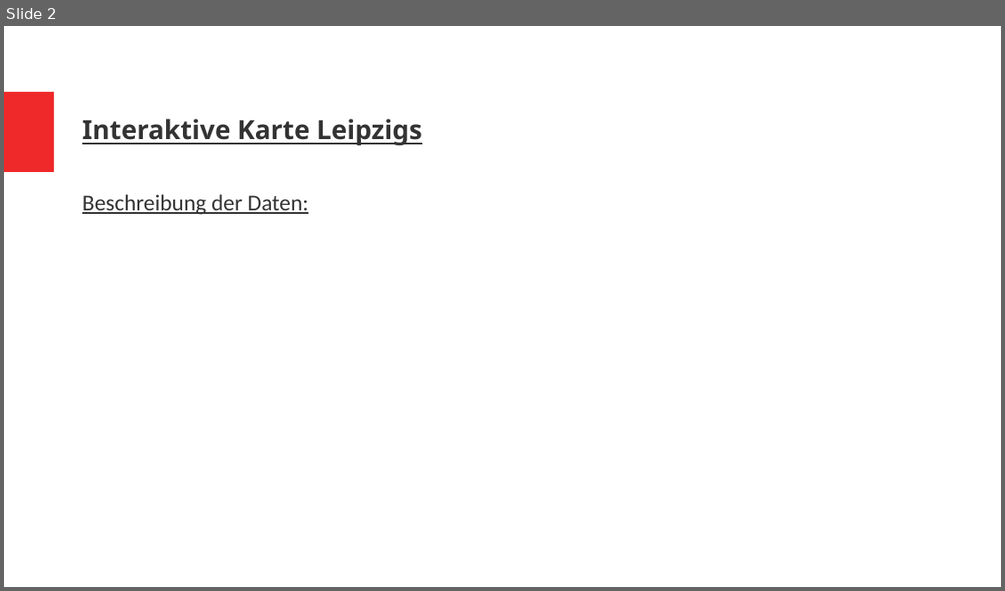
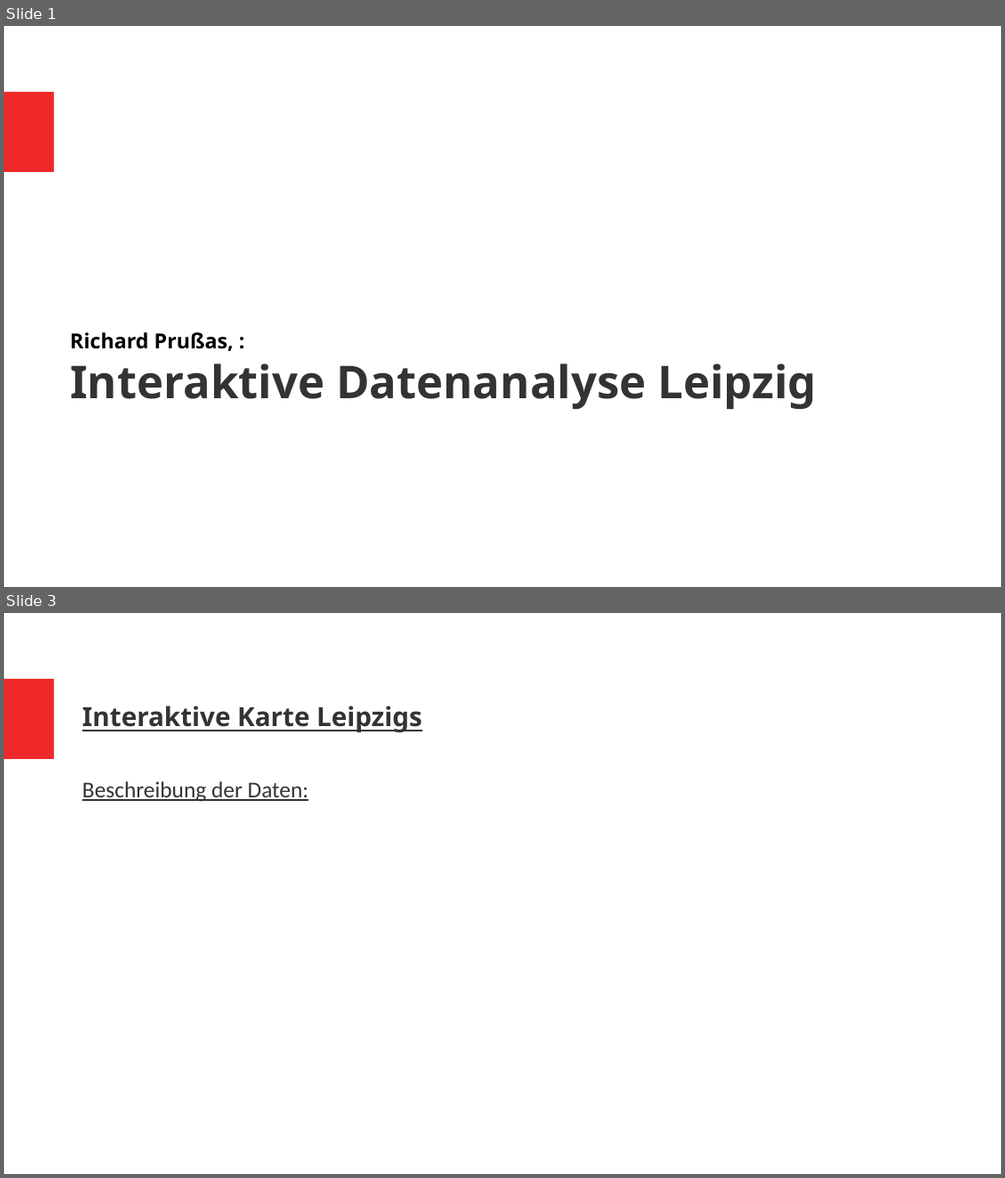
Before and after one commit to Apollon425/Visualisierung_DH_interactive_map, a slide deck: Präsentation/Präsentation Trio 4.pptx. Shown one above the other, each under a label of ours: slide 2 before the commit, slides 1 and 3 after it; the slides between them are not shown. The pictures are 1005x591 and 1005x1178 pixels, drawn with LibreOffice and Linux fonts; fonts in the diff are those of the drawing. Boxes give left, top, right and bottom in pixels: in the first picture for what was removed or moved away, otherwise in the second. Text is boxed around its words. In the diff, an @@ line names an element or a change of style, - is before the commit and + after.

```diff
--- a/Präsentation/Präsentation Trio 4.pptx
+++ b/Präsentation/Präsentation Trio 4.pptx
@@ slide 1 added at (x1=4, y1=26, x2=1001, y2=587), background #FFFFFF; not listed: 1 template element that a slide beside it also shows @@
@@ title added at (x1=70, y1=332, x2=817, y2=409), 48 pt, text #333333, bold @@
+Richard Prußas, :
+Interaktive Datenanalyse Leipzig
@@ what was slide 2 is now slide 3 @@
```
Also in this commit, not shown: 1 slide changed.
